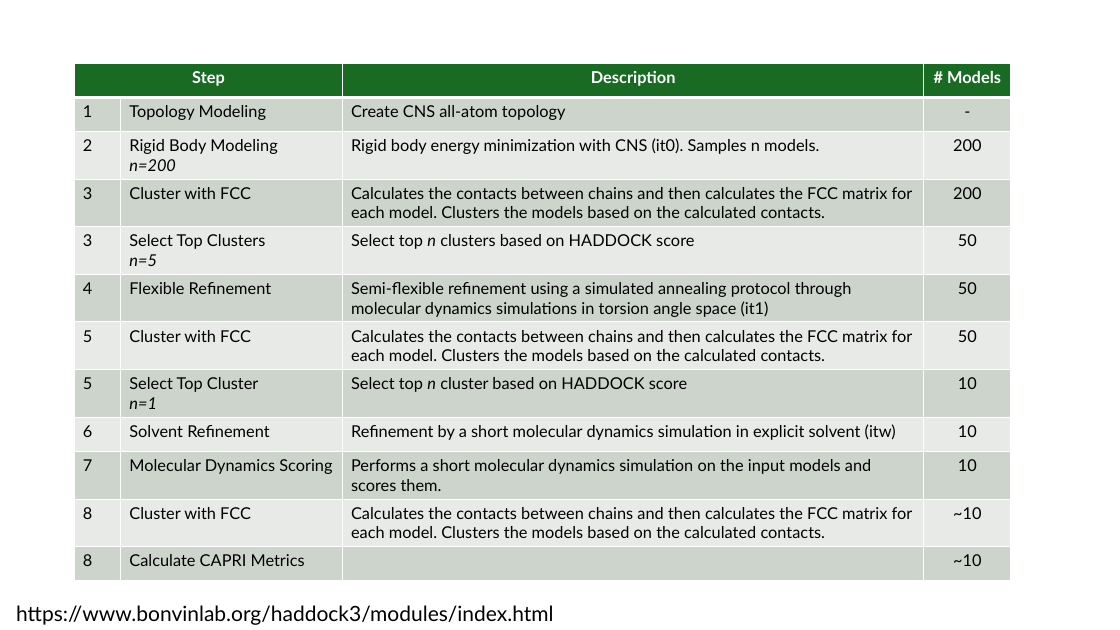
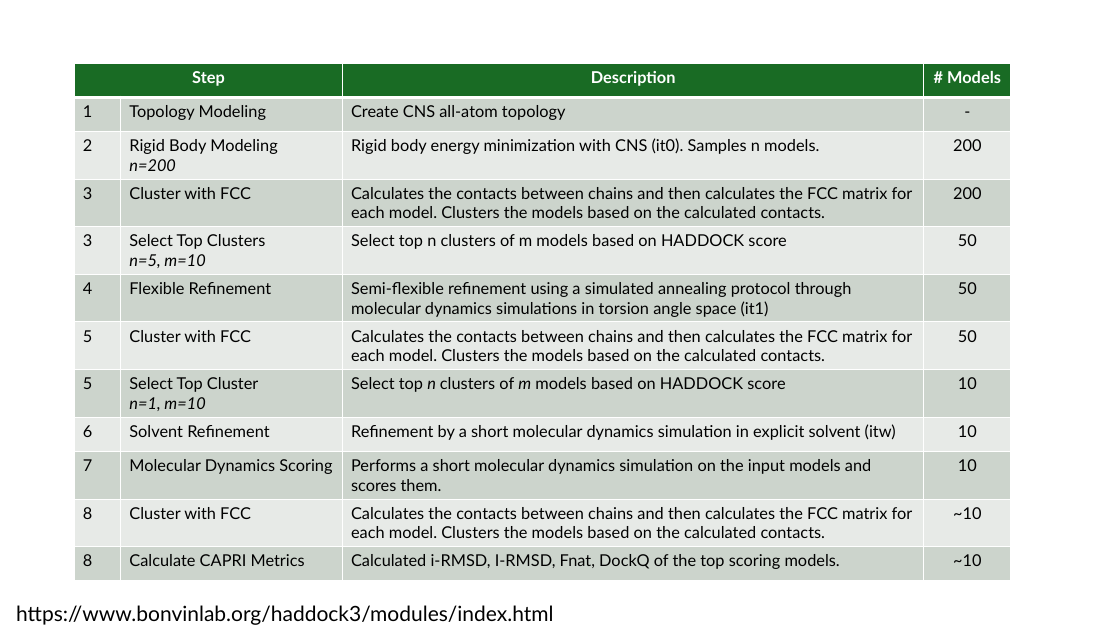
Before and after one commit to colbyford/Influenza_H5-Antibody_Predictions, a slide deck: slide 2 of figures/Workflow.pptx. Drawn at 1120x630 pixels with LibreOffice and Linux fonts; fonts in the diff are those of the drawing. Boxes give left, top, right and bottom in pixels: in the first picture for what was removed or moved away, otherwise in the second. Text is boxed around its words. In the diff, an @@ line names an element or a change of style, - is before the commit and + after.

```diff
--- a/figures/Workflow.pptx
+++ b/figures/Workflow.pptx
@@ table at [75, 63, 1012, 581] @@
-row 5, column 2: Select Top Clusters / n=5
+row 5, column 2: Select Top Clusters / n=5, m=10
-row 5, column 3: Select top n clusters based on HADDOCK score
+row 5, column 3: Select top n clusters of m models based on HADDOCK score
-row 8, column 2: Select Top Cluster / n=1
+row 8, column 2: Select Top Cluster / n=1, m=10
-row 8, column 3: Select top n cluster based on HADDOCK score
+row 8, column 3: Select top n clusters of m models based on HADDOCK score
-row 12, column 3: 
+row 12, column 3: Calculated i-RMSD, I-RMSD, Fnat, DockQ of the top scoring models.
```
Also in this commit, not shown: 1 other slide changed.
